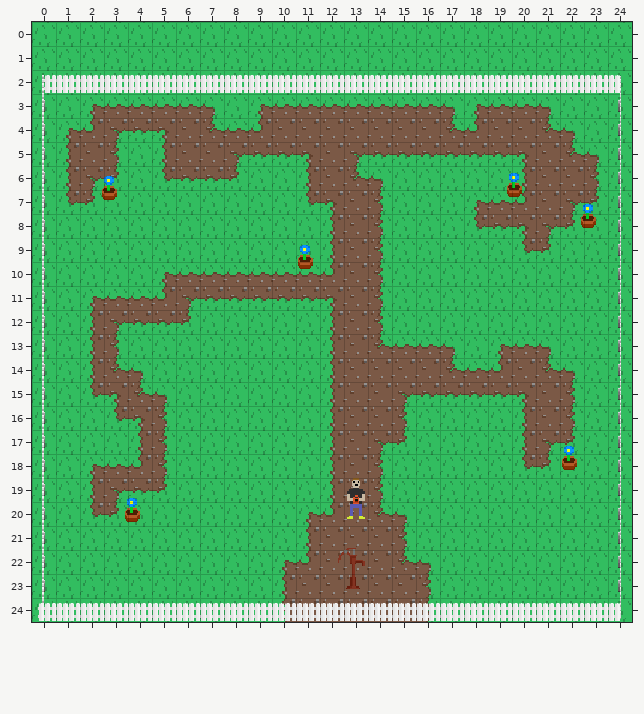
Tiled map: data/scenes/garden1.tmx. That is the earlier state.
Cells are 16x16 px. Shown: x 0..24, y 0..24.
After:
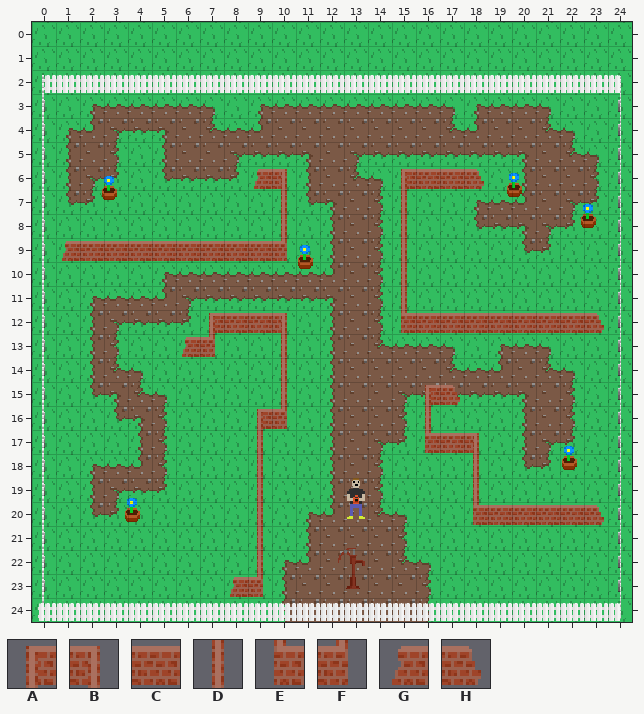
Key: from "walls": A 0, B 1, C 2, D 3, E 4, F 5, G 6, H 7.
_ is an empty cell.
The author wrote: Add walls and a water meter for plants
Diff:
Changed rows in their new state; . is an unchanged cell.
Layer "Fence and walls":
first column x 1:
 6 ........GB....ACCH.....
 7 .........D....D........
 8 .........D....D........
 9 GCCCCCCCCF....D........
10 ..............D........
11 ..............D........
12 ......ACCB....ECCCCCCCH
13 .....GF..D.............
14 .........D.............
15 .........D.....AH......
16 ........AF.....D.......
17 ........D......ECB.....
18 ........D........D.....
19 ........D........D.....
20 ........D........ECCCCH
21 ........D..............
22 ........D..............
23 .......GF..............
